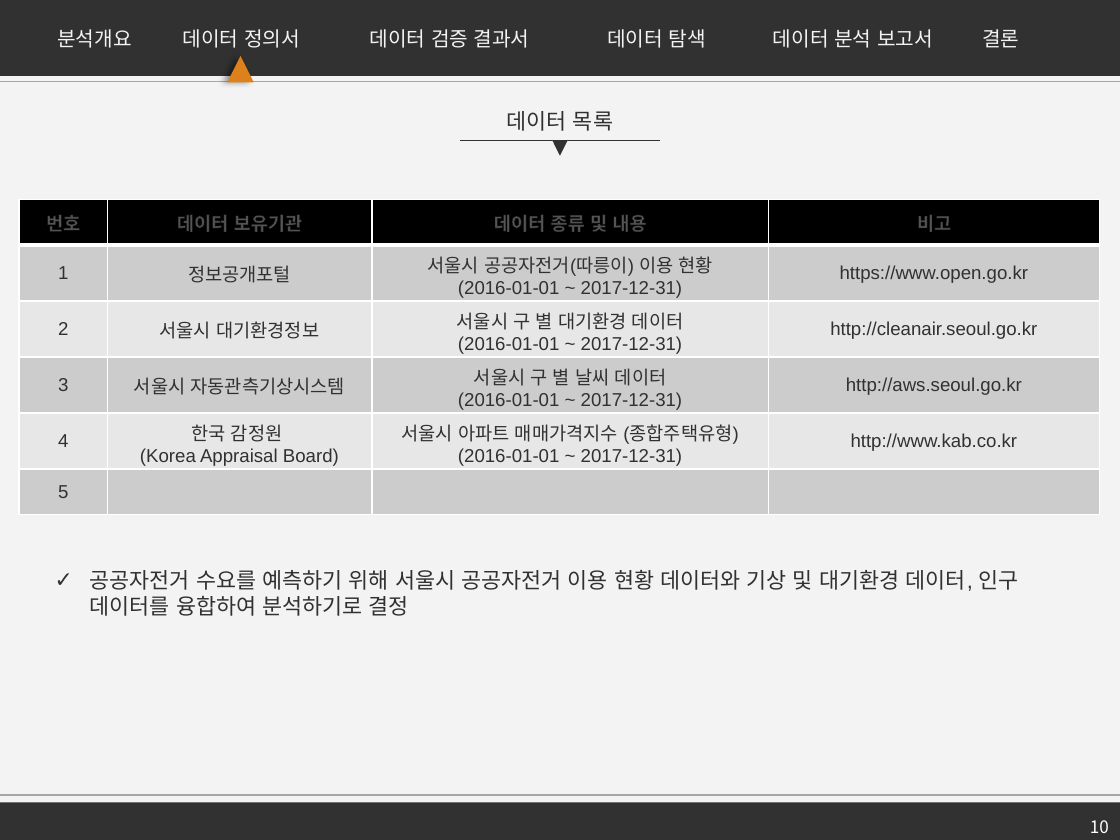
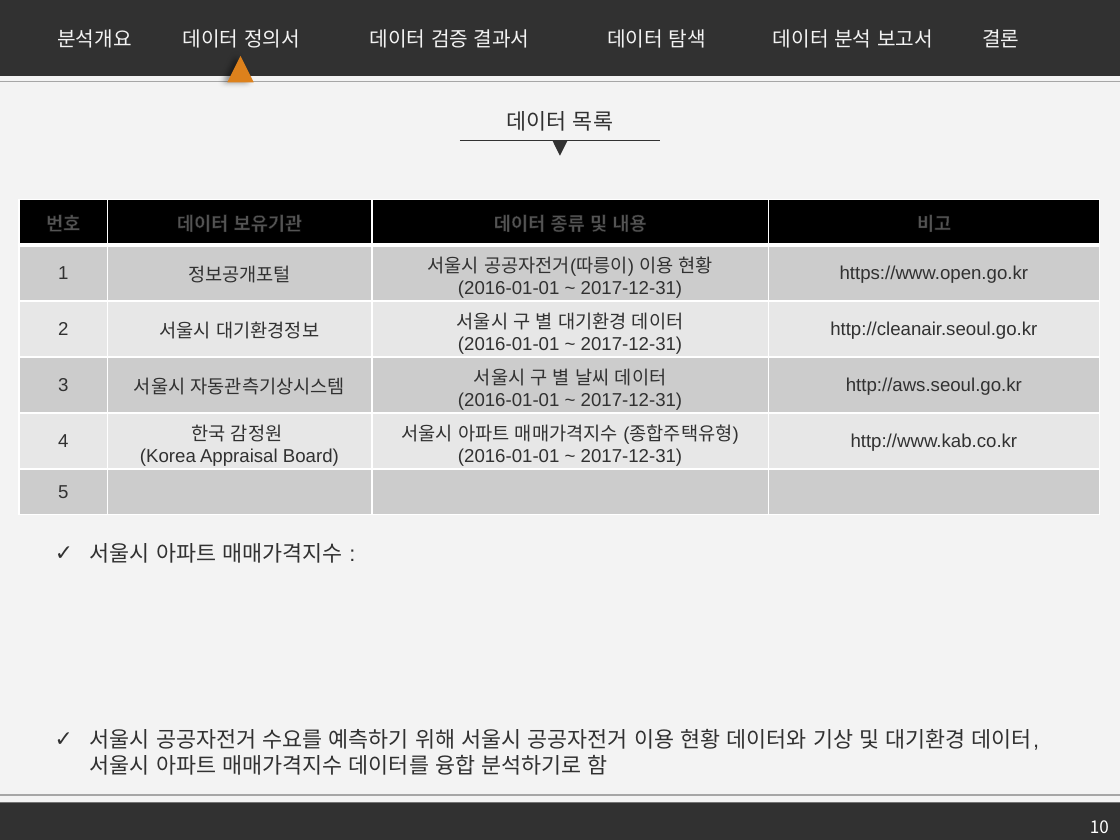
Before and after one commit to firstock/proj_sponge_bicycle, a slide deck: slide 10 of 서울시 공유자전거 수요 예측.pptx. Drawn at 1120x840 pixels with LibreOffice and Linux fonts; fonts in the diff are those of the drawing. Boxes give left, top, right and bottom in pixels: in the first picture for what was removed or moved away, otherwise in the second. Text is boxed around its words. In the diff, an @@ line names an element or a change of style, - is before the commit and + after.

```diff
--- a/서울시 공유자전거 수요 예측.pptx
+++ b/서울시 공유자전거 수요 예측.pptx
@@ text added at [90,543,342,563], 14 pt, text #313131 @@
+✓ 서울시 아파트 매매가격지수 :
@@ text at [90,729,1040,775]: text changed @@
-✓ 공공자전거 수요를 예측하기 위해 서울시 공공자전거 이용 현황 데이터와 기상 및 대기환경 데이터, 인구 데이터를 융합하여 분석하기로 결정
+✓ 서울시 공공자전거 수요를 예측하기 위해 서울시 공공자전거 이용 현황 데이터와 기상 및 대기환경 데이터, 서울시 아파트 매매가격지수 데이터를 융합 분석하기로 함
```
Also in this commit, not shown: 11 other slides changed, 9 slides removed.
